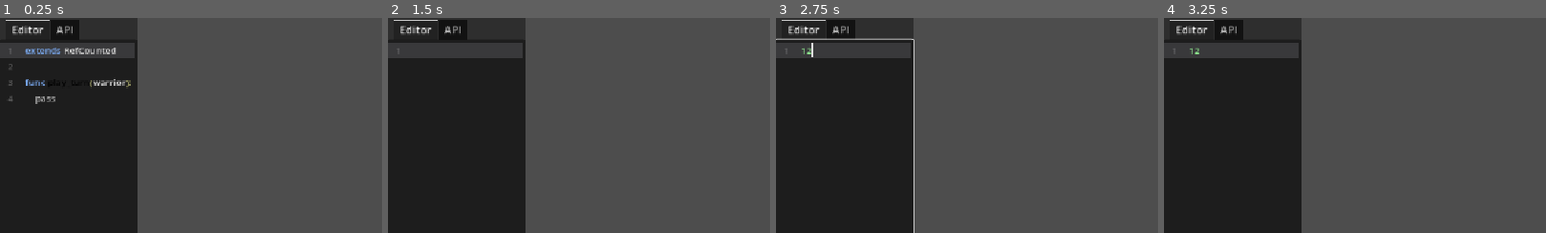
Above: before the commit, frames 1-4 (left to right).
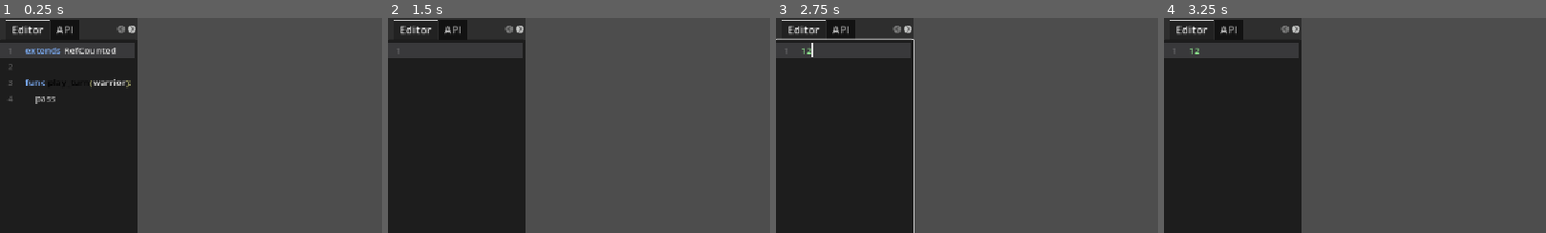
Above: after the commit, the same moments.

Repository: navegar-sistemas/dojo
Game: Godot game, scene res://scenes/code_editor_panel.tscn
Two runs of this game, one before a commit and one after it. Both use one fixed random seed, a clock stepped at 60 frames per second and the inputs below. This scene is started directly instead of the project's main scene.
Inputs (mouse positions are % of the whole screen's width and height, from its top left):
- Up to frame 1 (0.25 s): no input
- Up to frame 2 (1.5 s): click "▶ Rodar" at 0.5 s; click "Solucao" at 1.25 s
- Up to frame 3 (2.75 s): click (9, 31) at 2.02 s; type "12" at 2.1 s
- Up to frame 4 (3.25 s): click "▶ Rodar" at 2.75 s
The pictures show only the part of the screen within x 0-50%, y 3-53%; the shares and areas given below are measured in that part.

The runs differ from the first frame. In frame 1, 0.1% of the frame differs, in the area x 30-36%, y 3-8%; in frame 2, 0.1%; in frame 3, 0.1%; in frame 4, 0.1%.

Commit message:
feat(008): glossário de termos in-game — aba Glossário no painel do editor
- GlossaryCatalog (Application): por nível, resolve entidades presentes no
  estado inicial (Sludge, ThickSludge, Archer, Wizard, Captive com HP/dano)
  e termos de pontuação (tempo/resgate/ace) com valores data-driven. Sem
  hardcode; sem API de cena (arch_guard OK) (RF-080/081/082/RNF-072).
- GlossaryTab (Presentation): aba 'Glossário' com seções 'Entidades' e
  'Pontuação', renderizadas a partir do catálogo (RF-083).
- CodeEditorPanel: 3ª aba 'Glossário' adicionada ao TabContainer; populada
  em setup_level() via GlossaryCatalog (T-084/T-085/T-086/T-087).
- 9 novos testes GUT — 147/147 passando, check.sh verde.

Co-Authored-By: Claude Sonnet 4.6 <noreply@anthropic.com>
Claude-Session: https://claude.ai/code/session_01BKmKJ8UdmchPpBGE3umXR5

Diff:
--- a/godot/42warrior/scenes/code_editor_panel.tscn
+++ b/godot/42warrior/scenes/code_editor_panel.tscn
@@ -1,8 +1,9 @@
-[gd_scene load_steps=4 format=3]
+[gd_scene load_steps=5 format=3]
 
 [ext_resource type="Script" path="res://src/presentation/code_editor_panel.gd" id="1_panel"]
 [ext_resource type="Script" path="res://src/presentation/error_view.gd" id="2_errview"]
 [ext_resource type="PackedScene" path="res://scenes/api_reference_tab.tscn" id="3_apitab"]
+[ext_resource type="PackedScene" path="res://scenes/glossary_tab.tscn" id="4_glosstab"]
 
 [node name="CodeEditorPanel" type="PanelContainer"]
 script = ExtResource("1_panel")
@@ -70,3 +71,7 @@
 [node name="API" parent="VBox/Tabs" instance=ExtResource("3_apitab")]
 layout_mode = 2
 size_flags_vertical = 3
+
+[node name="Glossario" parent="VBox/Tabs" instance=ExtResource("4_glosstab")]
+layout_mode = 2
+size_flags_vertical = 3
--- /dev/null
+++ b/godot/42warrior/scenes/glossary_tab.tscn
@@ -0,0 +1,11 @@
+[gd_scene load_steps=2 format=3]
+
+[ext_resource type="Script" path="res://src/presentation/glossary_tab.gd" id="1_glosstab"]
+
+[node name="Glossario" type="ScrollContainer"]
+script = ExtResource("1_glosstab")
+
+[node name="List" type="VBoxContainer" parent="."]
+layout_mode = 2
+size_flags_horizontal = 3
+theme_override_constants/separation = 8
--- /dev/null
+++ b/godot/42warrior/src/application/glossary_catalog.gd
@@ -0,0 +1,106 @@
+class_name GlossaryCatalog
+extends RefCounted
+## Resolve, do estado inicial do nível (entidades) e da definição (pontuação),
+## o conteúdo data-driven do glossário. Sem hardcode por nível; sem API de cena.
+
+
+static func entries_for_level(level_index: int) -> Dictionary:
+	var definition := BeginnerTower.definition(level_index)
+	var state := LevelLoader.new().load_definition(definition)
+	return {
+		"entities": _entity_entries(state),
+		"score_terms": _score_entries(definition, state),
+	}
+
+
+static func _entity_entries(state: LevelState) -> Array:
+	var seen := {}
+	var result: Array = []
+	for pos: int in state.unit_positions():
+		var unit: Unit = state.unit_at(pos)
+		var key := _entity_key(unit)
+		if key == "" or seen.has(key):
+			continue
+		seen[key] = true
+		result.append({"name": _entity_name(unit), "description": _entity_description(unit)})
+	return result
+
+
+static func _score_entries(definition: LevelDefinition, state: LevelState) -> Array:
+	var tempo := {
+		"name": "Bônus de tempo",
+		"definition": "Pts ganhos pelos turnos restantes ao concluir o nível.",
+		"value": "máx %d pts" % definition.time_bonus,
+	}
+	var resgate := {
+		"name": "Bônus de resgate",
+		"definition": "Pts por cativo resgatado com rescue().",
+		"value": "20 pts/cativo",
+	}
+	var ace := {
+		"name": "Meta ACE",
+		"definition": "Pontuação mínima para avaliação ACE.",
+		"value": "%d pts" % definition.ace_score,
+	}
+	var terms: Array = [tempo]
+	if _has_captives(state):
+		terms.append(resgate)
+	terms.append(ace)
+	return terms
+
+
+static func _has_captives(state: LevelState) -> bool:
+	for pos: int in state.unit_positions():
+		if state.unit_at(pos) is Captive:
+			return true
+	return false
+
+
+static func _entity_key(unit: Unit) -> String:
+	if unit is Sludge and not (unit is ThickSludge):
+		return "sludge"
+	if unit is ThickSludge:
+		return "thick_sludge"
+	if unit is Archer:
+		return "archer"
+	if unit is Wizard:
+		return "wizard"
+	if unit is Captive:
+		return "captive"
+	return ""
+
+
+static func _entity_name(unit: Unit) -> String:
+	if unit is Sludge and not (unit is ThickSludge):
+		return "Sludge"
+	if unit is ThickSludge:
+		return "Sludge Espesso"
+	if unit is Archer:
+		return "Arqueiro"
+	if unit is Wizard:
+		return "Mago"
+	if unit is Captive:
+		return "Cativo"
+	return "Entidade"
+
+
+static func _entity_description(unit: Unit) -> String:
+	if unit is Sludge and not (unit is ThickSludge):
+		return "Corpo-a-corpo. HP %d, dano %d/turno." % [unit.max_health, unit.attack_power]
+	if unit is ThickSludge:
+		return (
+			"Corpo-a-corpo reforçado. HP %d, dano %d/turno." % [unit.max_health, unit.attack_power]
+		)
+	if unit is Archer:
+		return (
+			"Atirador a distância (alcance %d). HP %d, dano %d/tiro."
+			% [unit.attack_range, unit.max_health, unit.attack_power]
+		)
+	if unit is Wizard:
+		return (
+			"Feiticeiro letal a distância. HP %d, dano %d/feitiço."
+			% [unit.max_health, unit.attack_power]
+		)
+	if unit is Captive:
+		return "Prisioneiro inerte. Resgate com rescue() para ganhar 20 pts."
+	return ""
--- a/godot/42warrior/src/presentation/code_editor_panel.gd
+++ b/godot/42warrior/src/presentation/code_editor_panel.gd
@@ -15,6 +15,7 @@
 @onready var _ref_btn: Button = $VBox/Tabs/Editor/Buttons/RefBtn
 @onready var _error_view: ErrorView = $VBox/Tabs/Editor/ErrorView
 @onready var _api_tab: ApiReferenceTab = $VBox/Tabs/API
+@onready var _glossary_tab: GlossaryTab = $VBox/Tabs/Glossario
 
 
 func _ready() -> void:
@@ -35,6 +36,7 @@
 	_player_source = _editor.text
 	_error_view.clear()
 	_api_tab.populate(WarriorApiCatalog.entries_for_level(level_index))
+	_glossary_tab.populate(GlossaryCatalog.entries_for_level(level_index))
 
 
 func show_compile_error(msg: String) -> void:
--- /dev/null
+++ b/godot/42warrior/src/presentation/glossary_tab.gd
@@ -0,0 +1,55 @@
+class_name GlossaryTab
+extends ScrollContainer
+## Aba 'Glossário' do painel do editor: adaptador puro de saída. Renderiza as
+## entidades do nível e os termos de pontuação do GlossaryCatalog.
+
+@onready var _list: VBoxContainer = $List
+
+
+func populate(entries: Dictionary) -> void:
+	for child in _list.get_children():
+		child.queue_free()
+	var entities: Array = entries.get("entities", [])
+	var score_terms: Array = entries.get("score_terms", [])
+	if not entities.is_empty():
+		_list.add_child(_section_label("Entidades"))
+		for entity: Dictionary in entities:
+			_list.add_child(_build_item(entity["name"], entity["description"]))
+	if not score_terms.is_empty():
+		_list.add_child(_section_label("Pontuação"))
+		for term: Dictionary in score_terms:
+			_list.add_child(
+				_build_item(term["name"], "%s — %s" % [term["value"], term["definition"]])
+			)
+
+
+func _section_label(text: String) -> Label:
+	var lbl := Label.new()
+	lbl.text = text.to_upper()
+	lbl.add_theme_color_override("font_color", Color(0.9, 0.8, 0.4))
+	lbl.add_theme_font_size_override("font_size", 11)
+	return lbl
+
+
+func _build_item(name_text: String, description: String) -> Control:
+	var box := VBoxContainer.new()
+	box.add_theme_constant_override("separation", 2)
+
+	var name_lbl := Label.new()
+	name_lbl.text = name_text
+	name_lbl.add_theme_color_override("font_color", Color(0.85, 0.85, 1.0))
+	name_lbl.add_theme_font_size_override("font_size", 12)
+	box.add_child(name_lbl)
+
+	var desc_lbl := Label.new()
+	desc_lbl.text = description
+	desc_lbl.add_theme_color_override("font_color", Color(0.7, 0.7, 0.7))
+	desc_lbl.add_theme_font_size_override("font_size", 11)
+	desc_lbl.autowrap_mode = TextServer.AUTOWRAP_WORD_SMART
+	box.add_child(desc_lbl)
+
+	var sep := HSeparator.new()
+	sep.add_theme_constant_override("separation", 4)
+	box.add_child(sep)
+
+	return box
--- /dev/null
+++ b/godot/42warrior/test/application/test_glossary_catalog.gd
@@ -0,0 +1,73 @@
+extends GutTest
+## Cobre o GlossaryCatalog: entidades por nível, termos de score, deduplicação.
+
+
+func test_nivel_1_sem_entidades() -> void:
+	var entries: Dictionary = GlossaryCatalog.entries_for_level(1)
+	assert_eq(entries["entities"].size(), 0, "nível 1 não tem inimigos nem cativos")
+
+
+func test_nivel_2_tem_sludge() -> void:
+	var entries: Dictionary = GlossaryCatalog.entries_for_level(2)
+	var names := _entity_names(entries)
+	assert_has(names, "Sludge")
+
+
+func test_nivel_3_deduplica_sludges() -> void:
+	var entries: Dictionary = GlossaryCatalog.entries_for_level(3)
+	var names := _entity_names(entries)
+	assert_eq(names.count("Sludge"), 1, "múltiplos sludges = 1 entrada no glossário")
+
+
+func test_nivel_5_tem_cativo_e_arqueiro() -> void:
+	var entries: Dictionary = GlossaryCatalog.entries_for_level(5)
+	var names := _entity_names(entries)
+	assert_has(names, "Arqueiro")
+	assert_has(names, "Cativo")
+
+
+func test_nivel_8_tem_mago() -> void:
+	var names := _entity_names(GlossaryCatalog.entries_for_level(8))
+	assert_has(names, "Mago")
+
+
+func test_entity_entry_tem_campos_obrigatorios() -> void:
+	var entry: Dictionary = GlossaryCatalog.entries_for_level(2)["entities"][0]
+	assert_has(entry, "name")
+	assert_has(entry, "description")
+	assert_ne(entry["description"], "")
+
+
+func test_score_terms_sempre_presentes() -> void:
+	var terms: Array = GlossaryCatalog.entries_for_level(1)["score_terms"]
+	var names := _score_names(terms)
+	assert_has(names, "Bônus de tempo")
+	assert_has(names, "Meta ACE")
+
+
+func test_bonus_resgate_so_quando_ha_cativos() -> void:
+	var names_1 := _score_names(GlossaryCatalog.entries_for_level(1)["score_terms"])
+	assert_false(names_1.has("Bônus de resgate"), "nível 1 não tem cativos")
+	var names_5 := _score_names(GlossaryCatalog.entries_for_level(5)["score_terms"])
+	assert_has(names_5, "Bônus de resgate")
+
+
+func test_score_term_tem_campos_obrigatorios() -> void:
+	var term: Dictionary = GlossaryCatalog.entries_for_level(1)["score_terms"][0]
+	assert_has(term, "name")
+	assert_has(term, "definition")
+	assert_has(term, "value")
+
+
+func _entity_names(entries: Dictionary) -> Array:
+	var result: Array = []
+	for e: Dictionary in entries["entities"]:
+		result.append(e["name"])
+	return result
+
+
+func _score_names(terms: Array) -> Array:
+	var result: Array = []
+	for t: Dictionary in terms:
+		result.append(t["name"])
+	return result
